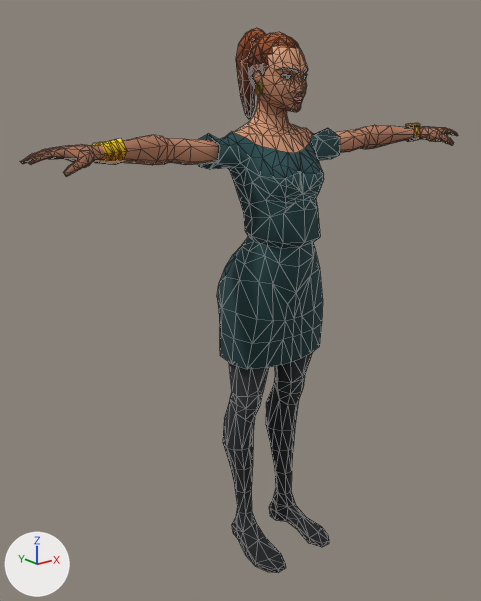
One commit to the glTF model game/assets/people/tcp_female_character_01.glb: the scene before it, then after it.
Before and after are seen from a 50 mm lens placed at (-1.55, -1.73, 1.72), pointed at (-0.09, 0.09, 0.99). Arrows for +X, +Y and +Z are at lower left; the lights stay in place. The picture after the commit comes second. Mesh edges are drawn as thin lines. Vertices at exactly the same position are counted once.

Objects in the first picture: 'tcp_female_character_01_body'.
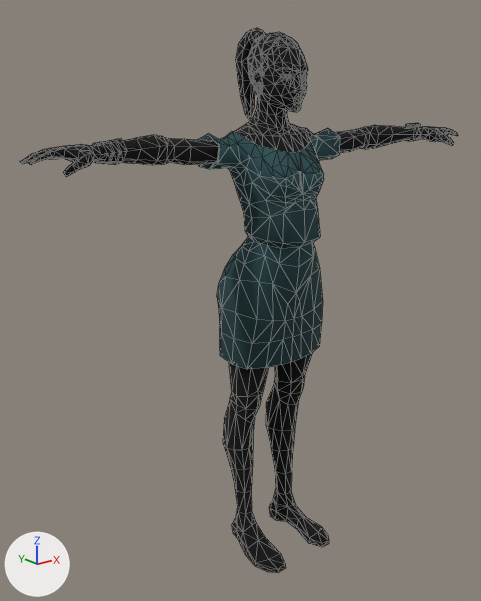
Pixel boxes (x1, y1, x2, y2) of what changed, in the pictures (481 x 601 px):
'tcp_female_character_01_body', recoloured, surface changed
    both: (20, 28, 458, 571)
part 1 of me_tcp_female_character_01_body, surface changed
    both: (249, 44, 257, 89)

What changed in the scene script:
```text
Change mat_tcp_atlas_1a_d:
    add n3 = _N.new('ShaderNodeMix'); n3.name = 'Mix'
    add n3.data_type = 'RGBA'
    add n3.blend_type = 'MULTIPLY'
    add n3.inputs[0].default_value = 1.0  # 'Factor'
    add n4 = _N.new('ShaderNodeVertexColor'); n4.name = 'Color Attribute'
    where n2 = _N.new('ShaderNodeTexImage'); n2.name = 'Image Texture'
    where n0 = _N.new('ShaderNodeBsdfPrincipled'); n0.name = 'Principled BSDF'
    remove _L.new(n2.outputs[0], n0.inputs[0])  # 'Color' to 'Base Color'
    add _L.new(n3.outputs[2], n0.inputs[0])  # 'Result' to 'Base Color'
    add _L.new(n4.outputs[0], n3.inputs[7])  # 'Color' to 'B'
    add _L.new(n2.outputs[0], n3.inputs[6])  # 'Color' to 'A'
Change me_tcp_female_character_01_body:
    where me_tcp_female_character_01_body.from_pydata(...)  # 1480 vertices, 2828 faces; spans x -0.91..0.91, y -0.19..0.21, z -0.01..1.92
    used by ob_tcp_female_character_01_body; location = (0.0, 0.0, 0.0)
    me_tcp_female_character_01_body part 1: 24 kept faces spanning x -0.07..0.07, y 0.04..0.12, z 1.72..1.87 get new texture (UV) coordinates
```
